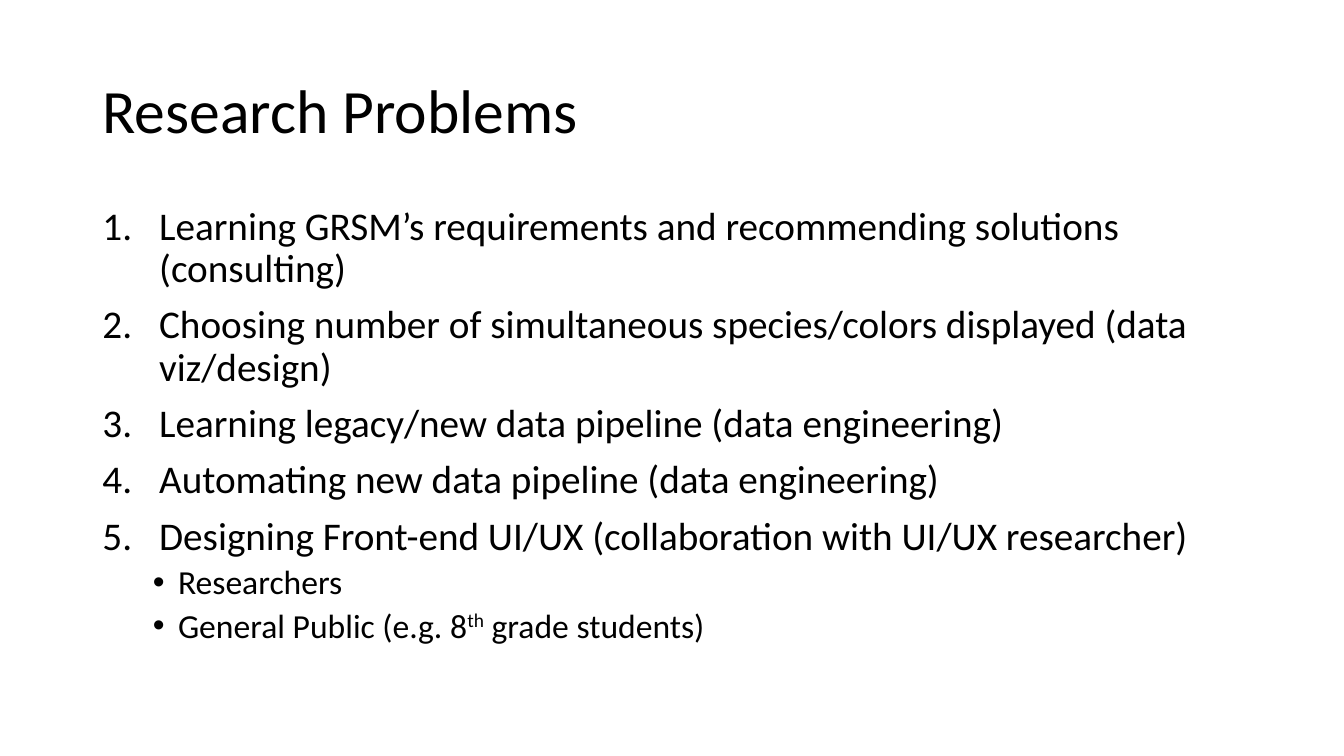
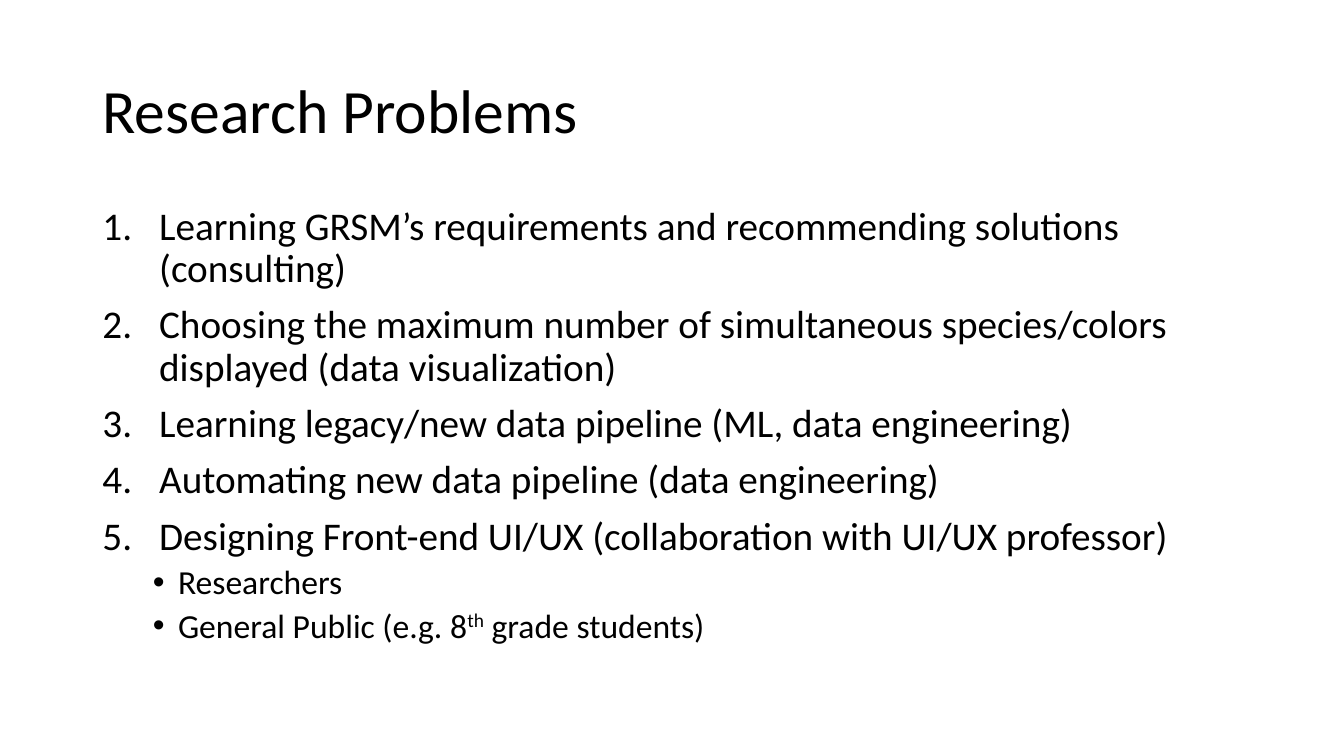
Before and after one commit to lonnieljyu/npmap-species, a slide deck: slide 4 of presentation/species_mapper_presentation.pptx. Drawn at 1344x756 pixels with LibreOffice and Linux fonts; fonts in the diff are those of the drawing. Boxes give left, top, right and bottom in pixels: in the first picture for what was removed or moved away, otherwise in the second. Text is boxed around its words. In the diff, an @@ line names an element or a change of style, - is before the commit and + after.

```diff
--- a/presentation/species_mapper_presentation.pptx
+++ b/presentation/species_mapper_presentation.pptx
@@ text at box(159, 310, 1167, 444): text changed @@
-2. Choosing number of simultaneous species/colors displayed (data viz/design)
-3. Learning legacy/new data pipeline (data engineering)
+2. Choosing the maximum number of simultaneous species/colors displayed (data visualization)
+3. Learning legacy/new data pipeline (ML, data engineering)
@@ text at box(159, 521, 1167, 557): text changed @@
-5. Designing Front-end UI/UX (collaboration with UI/UX researcher)
+5. Designing Front-end UI/UX (collaboration with UI/UX professor)
```
Also in this commit, not shown: 4 other slides changed, 4 slides added, 10 slides removed, 1 other file.
